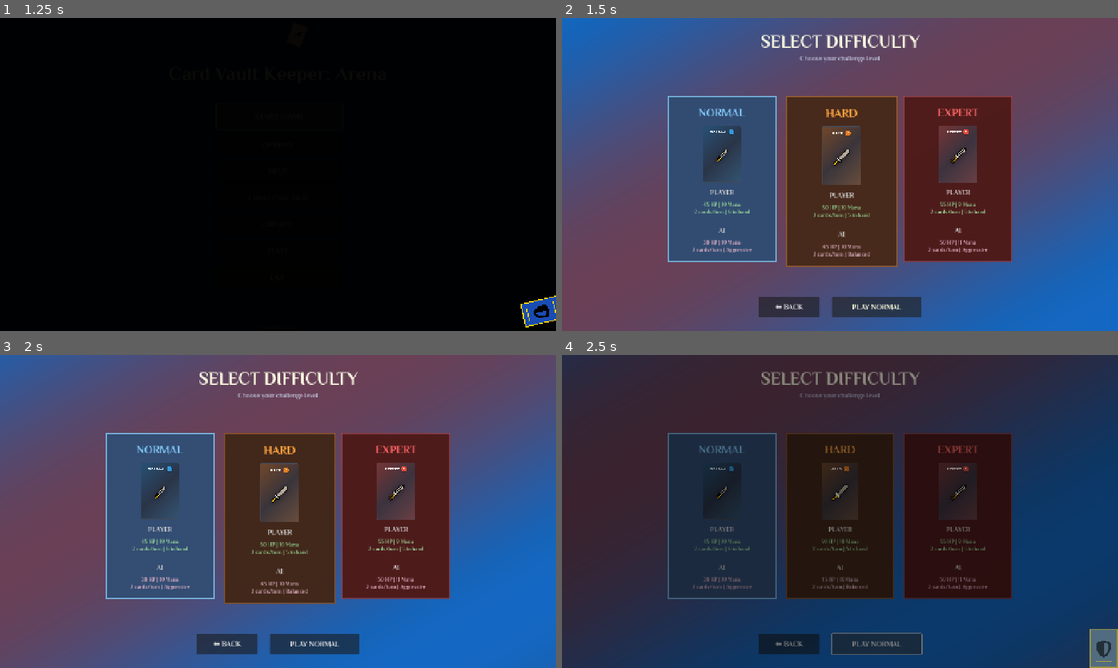
Above: before the commit, frames 1-4 (two rows, left to right).
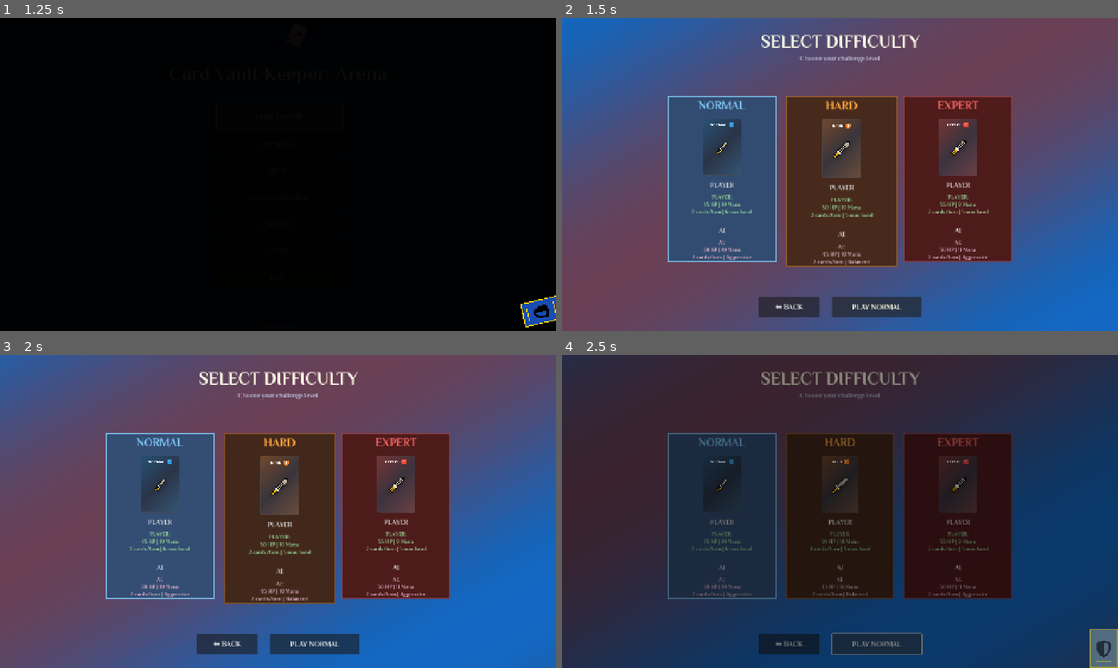
Above: after the commit, the same moments.

Repository: lextrack/Card-Vault-Keeper-Arena
Game: Godot game, scene res://scenes/MainMenu.tscn
The game is run twice, just before and just after one commit, with the same random seed, the same clock (stepped at 60 frames per second) and the same inputs. Video files are missing from this copy of the repository; at most half a second of black plays in their place. Sound files missing from this copy of the repository are replaced by a short silence.
Inputs:
- Up to frame 1 (1.25 s): click "START GAME" at 0.5 s
- Up to frame 2 (1.5 s): click "START GAME" at 1.25 s
- Up to frame 3 (2 s): no input
- Up to frame 4 (2.5 s): click "PLAY NORMAL" at 2 s

Frame 1 is identical in both runs. In frame 2, 3.0% of the frame differs, in the area x 23-77%, y 26-79%; in frame 3, 3.0%; in frame 4, 1.8%.

Commit message:
Improve difficulty menu

Diff:
--- a/scripts/DifficultyMenu.gd
+++ b/scripts/DifficultyMenu.gd
@@ -64,14 +64,21 @@
 func update_difficulty_stats(difficulty: String):
 	var player_config = GameBalance.get_player_config(difficulty)
 	var ai_config = GameBalance.get_ai_config(difficulty)
+	var balance_stats = GameBalance.get_balance_stats(difficulty)
 
 	var card = get_card_node(difficulty)
 	if not card:
 		return
 
-	var player_stats = card.get_node("Content/StatsContainer/PlayerStats")
+	# Actualizar título con descripción de dificultad
+	var title_label = card.get_node_or_null("Content/TitleLabel")
+	if title_label:
+		title_label.text = difficulty.to_upper() + " - " + balance_stats.description
+
+	# Actualizar estadísticas del jugador
+	var player_stats = card.get_node_or_null("Content/StatsContainer/PlayerStats")
 	if player_stats:
-		player_stats.text = "%d HP | %d Mana\n%d card%s/turn | %d in hand" % [
+		player_stats.text = "PLAYER:\n%d HP | %d Mana\n%d card%s/turn | %d max hand" % [
 			player_config.hp,
 			player_config.mana,
 			player_config.cards_per_turn,
@@ -79,16 +86,54 @@
 			player_config.hand_size
 		]
 
-	var ai_stats = card.get_node("Content/StatsContainer/AIStats")
+	# Actualizar estadísticas de la IA
+	var ai_stats = card.get_node_or_null("Content/StatsContainer/AIStats")
 	if ai_stats:
 		var behavior = get_ai_behavior_text(ai_config)
-		ai_stats.text = "%d HP | %d Mana\n%d card%s/turn | %s" % [
+		ai_stats.text = "AI:\n%d HP | %d Mana\n%d card%s/turn | %s" % [
 			ai_config.hp,
 			ai_config.mana,
 			ai_config.cards_per_turn,
 			"s" if ai_config.cards_per_turn > 1 else "",
 			behavior
 		]
+
+	# Mostrar distribución de cartas
+	var card_dist_label = card.get_node_or_null("Content/CardDistribution")
+	if card_dist_label:
+		card_dist_label.text = "Cards: %d%% ATK | %d%% HEAL | %d%% SHIELD | %d%% HYBRID" % [
+			balance_stats.attack_percentage,
+			balance_stats.heal_percentage,
+			balance_stats.shield_percentage,
+			int((1.0 - (balance_stats.attack_percentage + balance_stats.heal_percentage + balance_stats.shield_percentage) / 100.0) * 100)
+		]
+
+	# Mostrar ratio de balance (opcional, para debugging)
+	var balance_label = card.get_node_or_null("Content/BalanceInfo")
+	if balance_label:
+		var ratio_text = "Balance: %.2f" % balance_stats.balance_ratio
+		if balance_stats.balanced:
+			ratio_text += " ✓"
+		balance_label.text = ratio_text
+		balance_label.modulate = Color.LIME_GREEN if balance_stats.balanced else Color.YELLOW
+
+	# Mostrar información adicional (si existe el nodo)
+	var details_label = card.get_node_or_null("Content/DetailsLabel")
+	if details_label:
+		var details = []
+
+		# Deck size
+		details.append("Deck: %d cards" % player_config.deck_size)
+
+		# AI aggression
+		var aggr_percent = int(ai_config.aggression * 100)
+		details.append("AI Aggression: %d%%" % aggr_percent)
+
+		# Heal threshold
+		var heal_percent = int(ai_config.heal_threshold * 100)
+		details.append("AI Heals at: <%d%% HP" % heal_percent)
+
+		details_label.text = "\n".join(details)
 
 func get_ai_behavior_text(ai_config: Dictionary) -> String:
 	var aggression = ai_config.get("aggression", 0.5)
